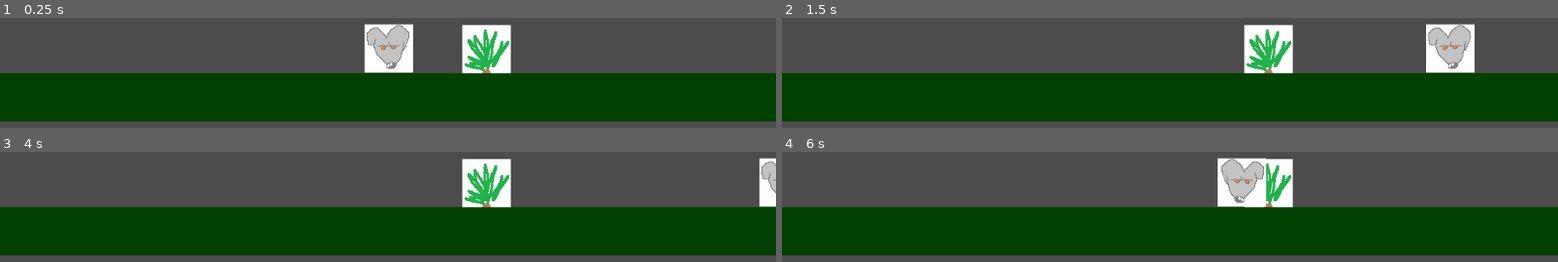
Above: before the commit, frames 1-4 (two rows, left to right).
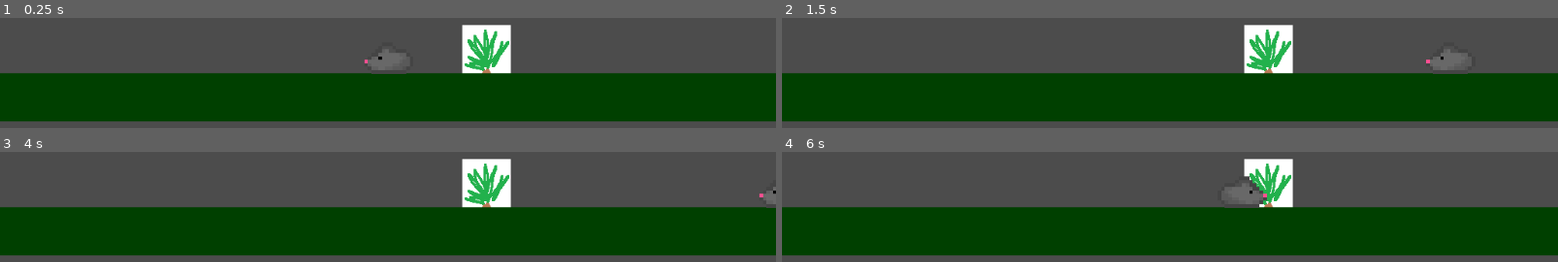
Above: after the commit, the same moments.

Repository: EndersteveGamer/GGJ-2023
Game: Godot game, scene res://Scene/Game.tscn
The game is run twice, just before and just after one commit, with the same random seed, the same clock (stepped at 60 frames per second) and the same inputs.
Inputs:
- Up to frame 1 (0.25 s): no input
- Up to frame 2 (1.5 s): tap Enter at 0.5 s; hold Right (ui_right) 0.53-1.28 s; hold Down (ui_down) from 1.28 s (still down)
- Up to frame 3 (4 s): tap Space at 2, 3.5 s; release Down (ui_down) at 2.03 s; hold Right (ui_right) 2.03-2.78 s; tap Enter at 2.75 s; hold Up (ui_up) 2.78-3.53 s; hold Left (ui_left) from 3.53 s (still down)
- Up to frame 4 (6 s): release Left (ui_left) at 5.03 s; hold Down (ui_down) 5.03-5.78 s; tap Enter at 5.75 s; hold Right (ui_right) from 5.78 s (still down)

The runs differ from the first frame. In frame 1, 2.8% of the frame differs, in the area x 46-54%, y 5-51%; in frame 2, 2.8%; in frame 3, 1.0%; in frame 4, 2.7%.

Commit message:
Progress

Diff:
--- a/The Other Godot Project/Scene/Rat.tscn
+++ b/The Other Godot Project/Scene/Rat.tscn
@@ -1,15 +1,17 @@
 [gd_scene load_steps=4 format=2]
 
-[ext_resource path="res://Sprite/Rat.png" type="Texture" id=1]
+[ext_resource path="res://Sprite/Side Rat.png" type="Texture" id=1]
 [ext_resource path="res://Script/Rat.gd" type="Script" id=2]
 
 [sub_resource type="RectangleShape2D" id=1]
-extents = Vector2( 32, 32 )
+extents = Vector2( 32, 21 )
 
 [node name="Rat" type="KinematicBody2D"]
 script = ExtResource( 2 )
 
 [node name="Sprite" type="Sprite" parent="."]
+position = Vector2( 1.42109e-14, 6 )
+scale = Vector2( 4.59766, 4.59766 )
 z_index = 1
 texture = ExtResource( 1 )
 
--- a/The Other Godot Project/Script/Rat.gd
+++ b/The Other Godot Project/Script/Rat.gd
@@ -48,19 +48,18 @@
 		grabbed.texture=null
 
 func playerMovement(delta):
-	var directionInput=Vector2.ZERO
-	directionInput.x= Input.get_action_strength("ui_right") - Input.get_action_strength("ui_left")
-	deltaSpeed.x=(deltaSpeed.x+directionInput.x*speed)*deceleration
-	if deltaSpeed.x>0.1:
+	var directionInput = Vector2.ZERO
+	directionInput.x = Input.get_action_strength("ui_right") - Input.get_action_strength("ui_left")
+	deltaSpeed.x = (deltaSpeed.x + directionInput.x * speed) * deceleration
+	if deltaSpeed.x > 0.1:
 		facing=true
-	elif deltaSpeed.x<0.2:
+	elif deltaSpeed.x < 0.1:
 		facing=false
-	sprite.flip_h=!facing
+	sprite.flip_h = !facing
 	if Input.get_action_strength("ui_up"):
 		grab()
-	else:
-		if Input.get_action_strength("ui_down"):
-			plant()
+	elif Input.get_action_strength("ui_down"):
+		plant()
 
 	# Move plant based on orientation
 	if facing:
@@ -69,6 +68,8 @@
 	else:
 		grabbed.position.x = -41
 		grabbed.flip_h = false
+
+	# Move Rat
 	move_and_slide(deltaSpeed) # auto delta !
 
 func touchCheck():
